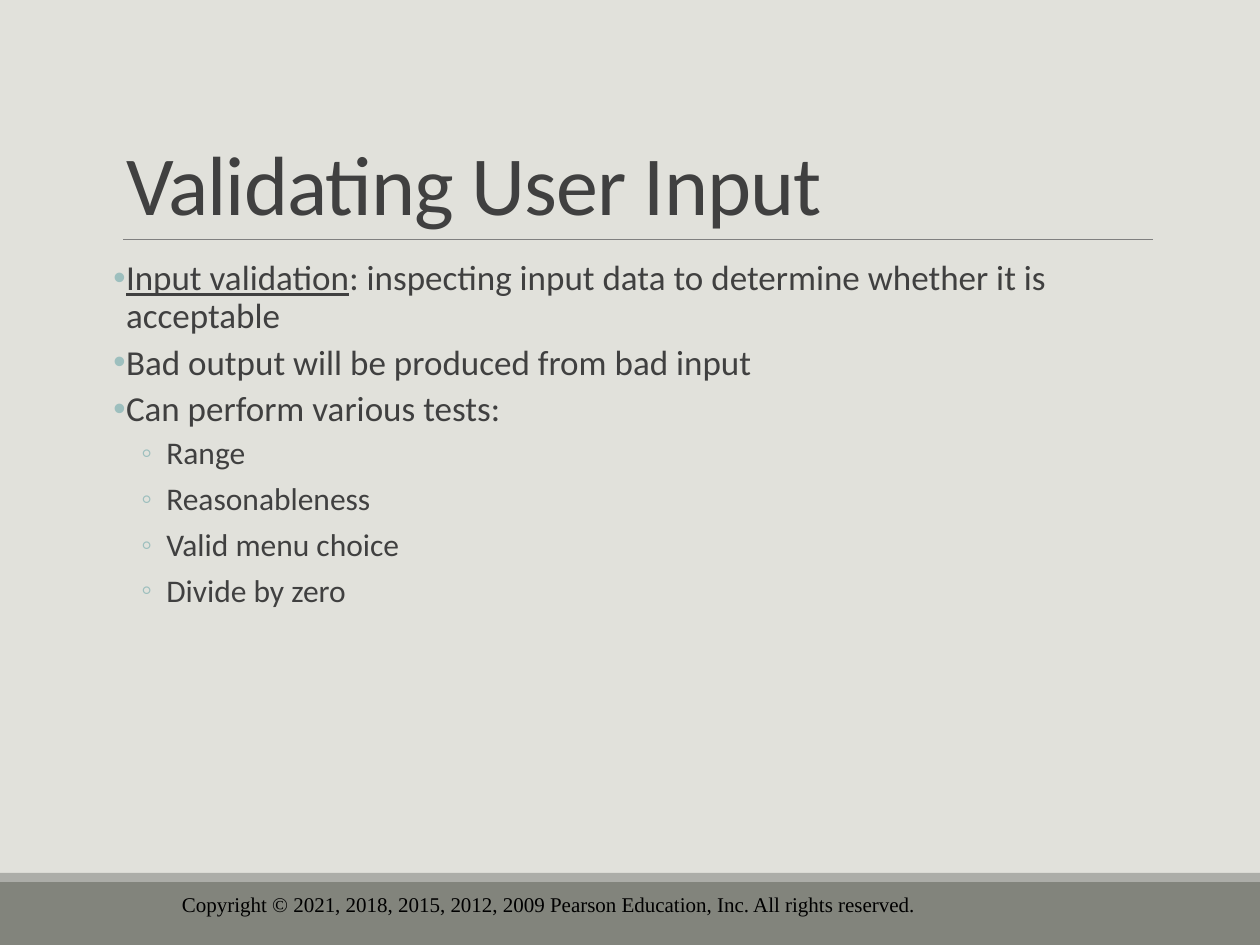
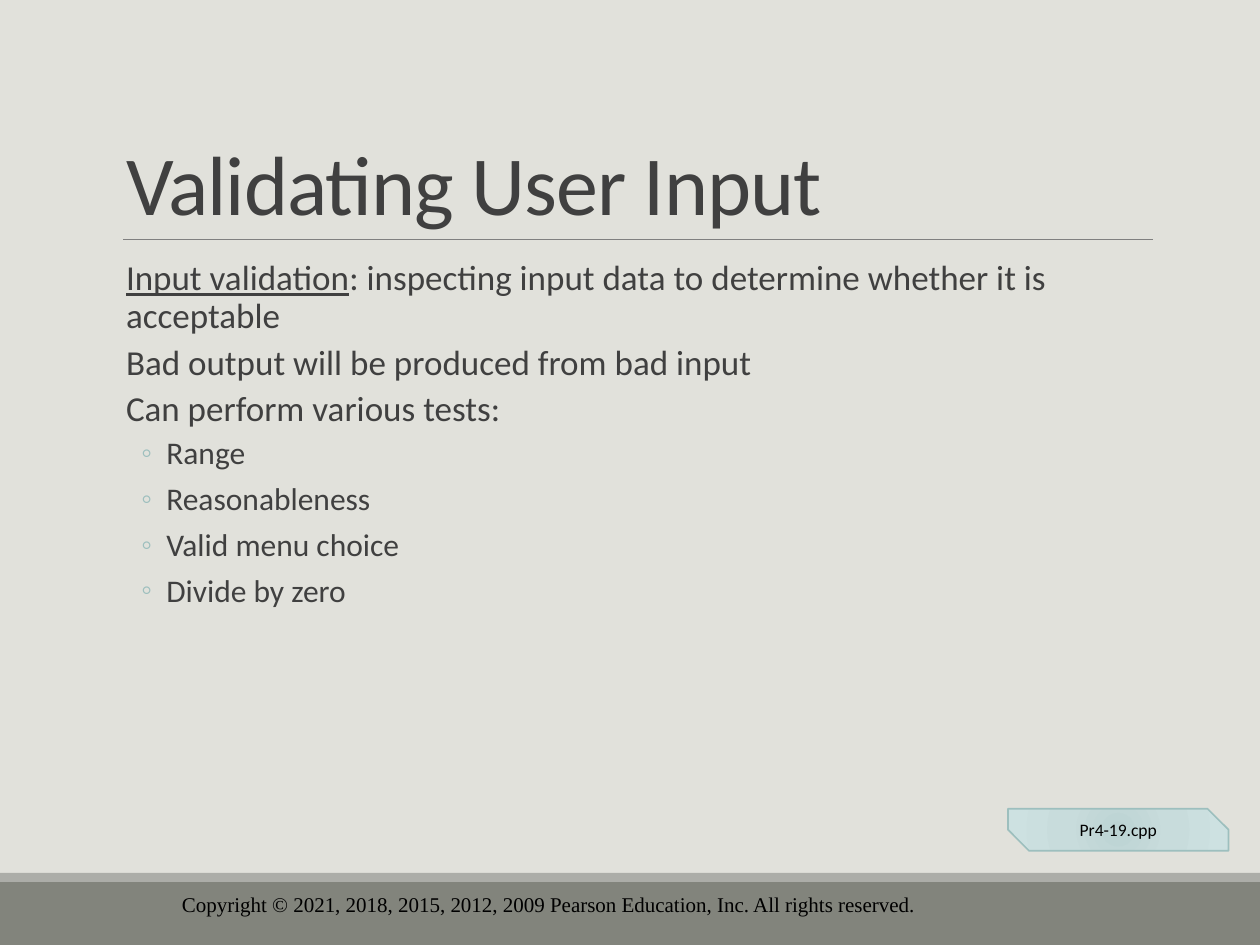
Before and after one commit to drolsonmi/eng1400, a slide deck: slide 52 of 1400_04_Making Decisions.pptx (slide 56 before the commit). Drawn at 1260x945 pixels with LibreOffice and Linux fonts; fonts in the diff are those of the drawing; background and template pictures are left out. Boxes give left, top, right and bottom in pixels: in the first picture for what was removed or moved away, otherwise in the second. Text is boxed around its words. In the diff, an @@ line names an element or a change of style, - is before the commit and + after.

```diff
--- a/1400_04_Making Decisions.pptx
+++ b/1400_04_Making Decisions.pptx
@@ text at (x1=126, y1=265, x2=1046, y2=427): bullet • to   @@
@@ snip diag rect added at (x1=1008, y1=809, x2=1228, y2=850), fill gradient #BDD3D2 to #C9DCDC to #CEE2E1, outline #9DBFBE 1 pt, 10 pt, text #000000 @@
+Pr4-19.cpp
```
Also in this commit, not shown: 35 other slides changed, 2 slides added, 16 slides removed, 4 other files.
